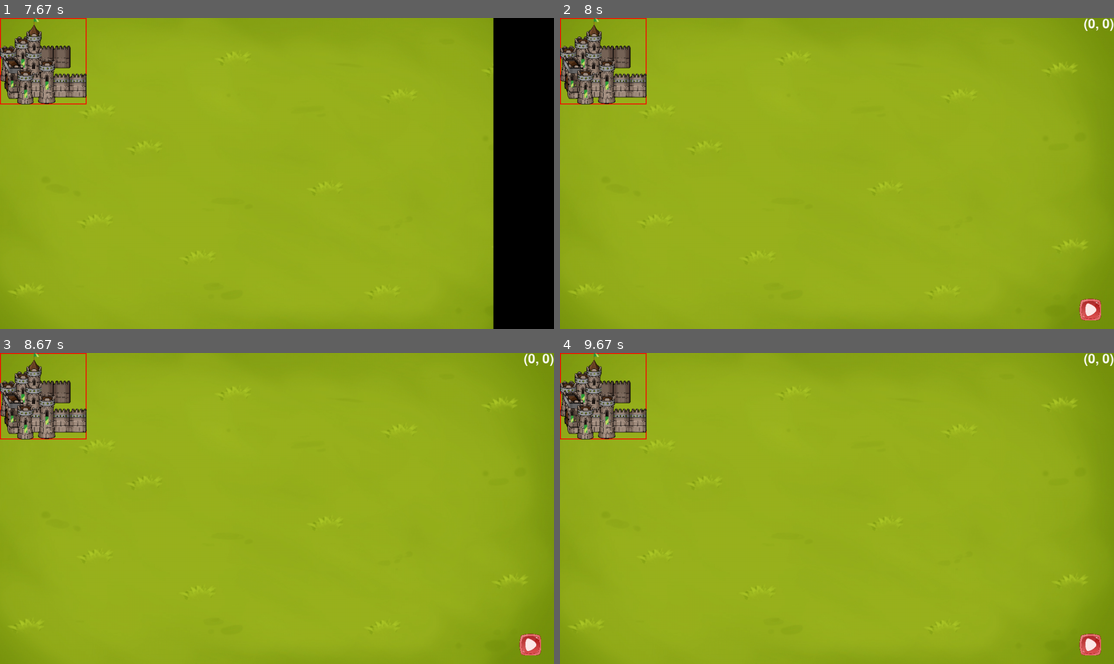
Above: before the commit, frames 1-4 (two rows, left to right).
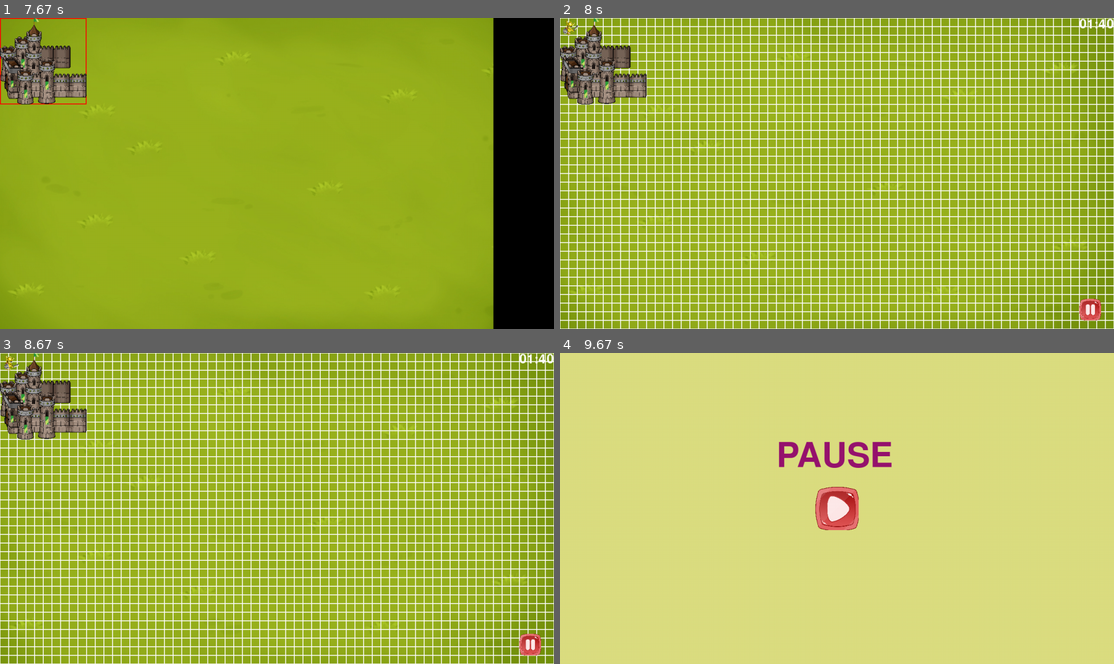
Above: after the commit, the same moments.

Repository: InkasRas/DefenseGame
Game: pygame game, started from main_menu.py
The game is run twice, just before and just after one commit, with the same random seed, the same clock (stepped at 60 frames per second) and the same inputs.
Inputs (mouse positions are in pixels of both pictures, inside the frame that each line leads up to):
- Up to frame 1 (7.67 s): click (277, 173) at 0.38 s; tap Enter at 4.9 s
- Up to frame 2 (8 s): tap Enter at 7.73 s
- Up to frame 3 (8.67 s): press the mouse at (531, 645) at 8.1 s; move the mouse to (326, 601) at 8.2 s; move the mouse to (121, 558) at 8.3 s; release the mouse at (121, 558) at 8.33 s; press the mouse at (277, 508) at 8.43 s; move the mouse to (216, 480) at 8.53 s; move the mouse to (155, 452) at 8.63 s
- Up to frame 4 (9.67 s): release the mouse at (715, 452) at 8.67 s; press the mouse at (1091, 645) at 8.77 s; move the mouse to (864, 533) at 8.87 s; move the mouse to (643, 424) at 8.97 s; release the mouse at (643, 424) at 9 s; press the mouse at (837, 508) at 9.1 s; move the mouse to (809, 502) at 9.2 s; move the mouse to (781, 496) at 9.3 s; release the mouse at (781, 496) at 9.33 s; press the mouse at (1091, 645) at 9.43 s; move the mouse to (1003, 561) at 9.53 s; move the mouse to (914, 480) at 9.63 s

Frame 1 is identical in both runs. In frame 2, 28% of the frame differs, in the area x 0-100%, y 0-100%; in frame 3, 28%; in frame 4, 100%.

Commit message:
new commit

Diff:
--- a/a_star.py
+++ b/a_star.py
@@ -41,7 +41,7 @@
     start = Node(start, target_p)
     open_set = [start]
     closed_set = []
-    can_find = False
+    can_find = True
     found = False
     target = Node(target_p)
     cur_n = start
@@ -50,7 +50,7 @@
         if len(open_set) > 0 and not found and can_find:
             if cur_n != target:
                 cur_n = min(open_set, key=lambda x: x.f)
-                board[cur_n.pos[0], cur_n.pos[1]] = PATH_VIOL
+                board[cur_n.pos[1], cur_n.pos[0]] = PATH_VIOL
                 open_set.remove(cur_n)
                 closed_set.append(cur_n.pos)
             if cur_n == target:
@@ -65,7 +65,7 @@
                     game.parent.blit(game.bg, (0, 0))
                     draw_cells(board, game.parent, True)
                     pygame.display.flip()
-                    pygame.time.wait(1200)
+                    pygame.time.wait(4000)
                 return ans
             else:
                 for po in filter(lambda x: x != None,
@@ -86,9 +86,6 @@
                             no.parent = cur_n
                     else:
                         open_set.append(nod)
-        for evnt in pygame.event.get():
-            if evnt.type == pygame.KEYDOWN and evnt.key == pygame.K_SPACE:
-                can_find = True
         if with_draw:
             game.parent.blit(game.bg, (0, 0))
             draw_cells(board, game.parent, True)
